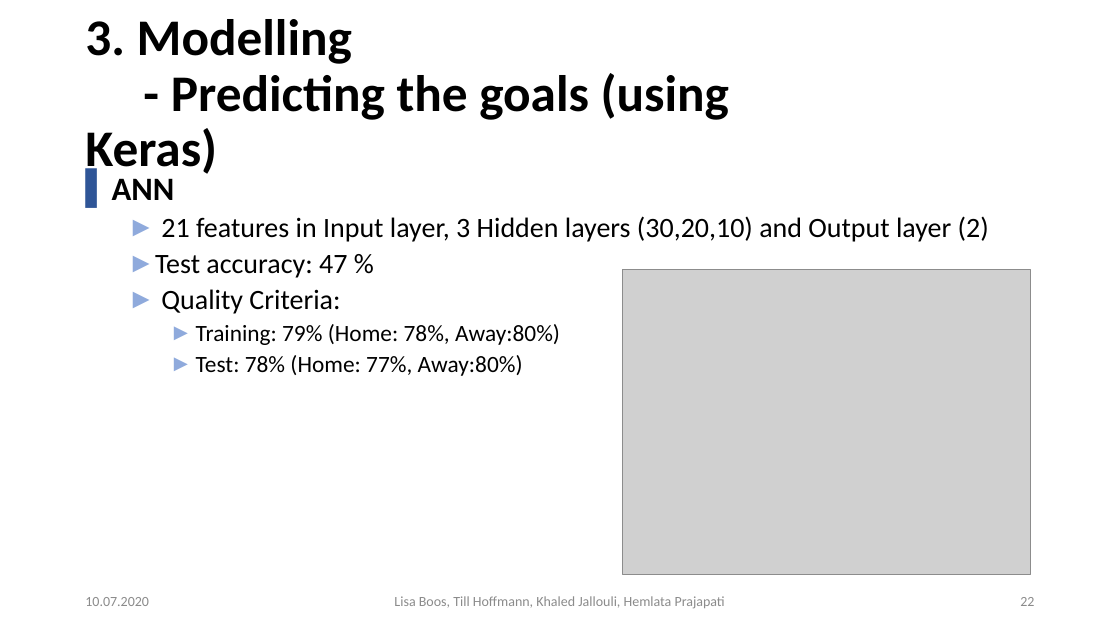
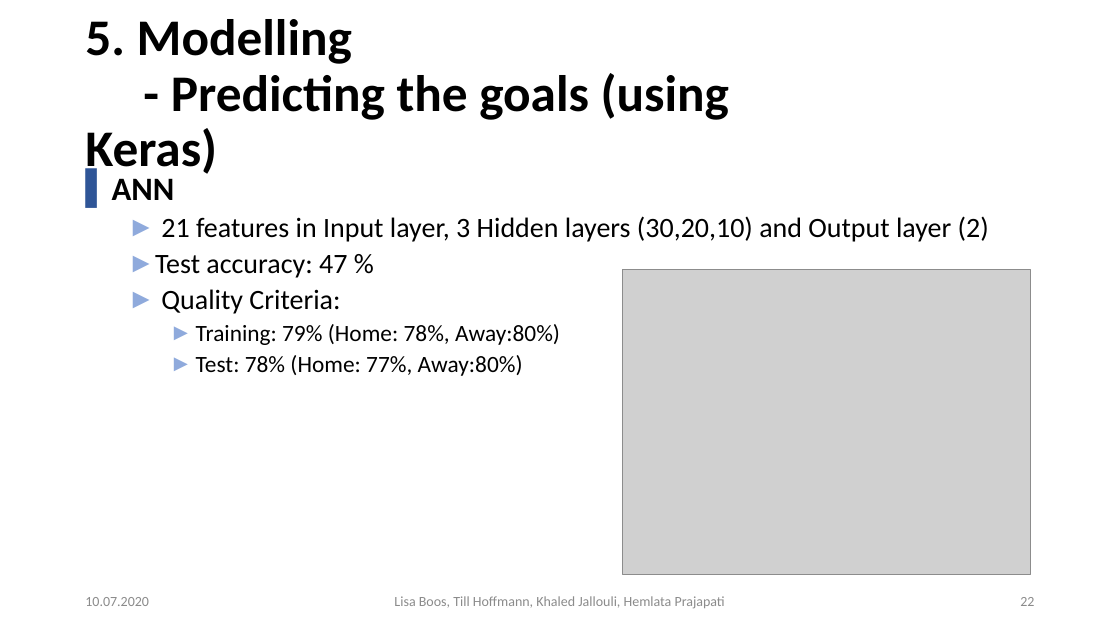
Before and after one commit to Khaledjallouli/project, a slide deck: slide 22 of Daily/sprint9/Final_Presentation_Phase_I.pptx. Drawn at 1120x630 pixels with LibreOffice and Linux fonts; fonts in the diff are those of the drawing; grey boxes stand for pictures; background and template pictures are left out. Boxes give left, top, right and bottom in pixels: in the first picture for what was removed or moved away, otherwise in the second. Text is boxed around its words. In the diff, an @@ line names an element or a change of style, - is before the commit and + after.

```diff
--- a/Daily/sprint9/Final_Presentation_Phase_I.pptx
+++ b/Daily/sprint9/Final_Presentation_Phase_I.pptx
@@ title at (x1=85, y1=19, x2=729, y2=179): text changed @@
-3. Modelling
-- Predicting the goals (using Keras)
+5. Modelling
+- Predicting the goals (using Keras)
```
Also in this commit, not shown: 27 other slides changed.
